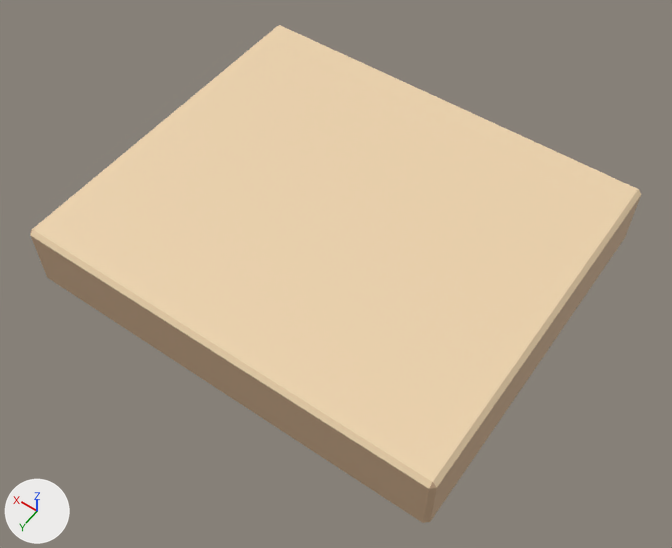
Two versions of the glTF model public/models/notchstep.glb, one commit apart.
Camera for both pictures: a 50 mm camera at (-0.933, 1.328, 2.001) aimed at (-0.038, 0.076, 0.034). Arrows for +X, +Y and +Z are at lower left; the lights stay in place. The picture after the commit comes second. Where no turn or scale is listed for an object, it has been applied to the vertices. Vertices at exactly the same position are counted once.

Names of what the first picture shows: 'NotchStepBlock'.
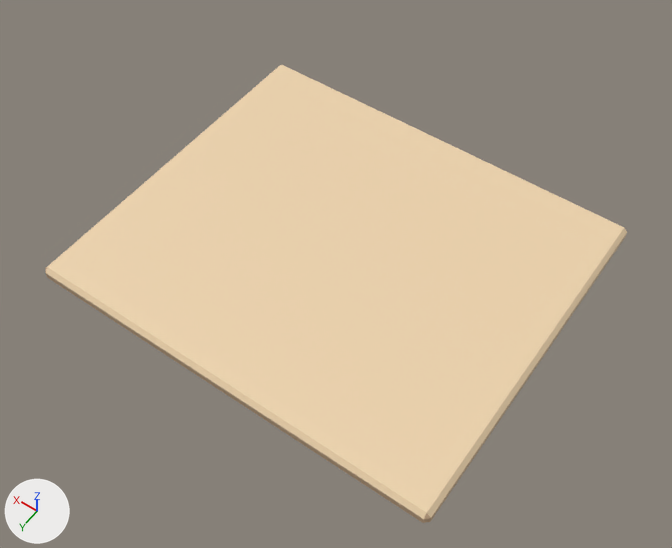
Where the newer file only moved an object's origin or applied its transform, the numbers keep the older frame.

What the commit changed:
me_cube is used by ob_notchstepblock; location (0.0, 0.0, 0.1).
me_cube had 24 vertices, 34 faces and spanned x -0.61..0.61, y -0.525..0.525, z -0.1..0.1.
me_cube now has 24 vertices, 34 faces and spans x -0.61..0.61, y -0.525..0.525, z -0.1..-0.055.
me_cube part 1: all 12 vertices in x -0.61..0.61, y -0.525..0.525, z 0.088..0.1 are moved by (0.0, 0.0, -0.155).

Boxes (x1, y1, x2, y2) around the edits, measured in the pictures (672 x 548 px):
'NotchStepBlock', reshaped (8% shorter): before (31, 25, 641, 523); after (45, 65, 627, 523)
